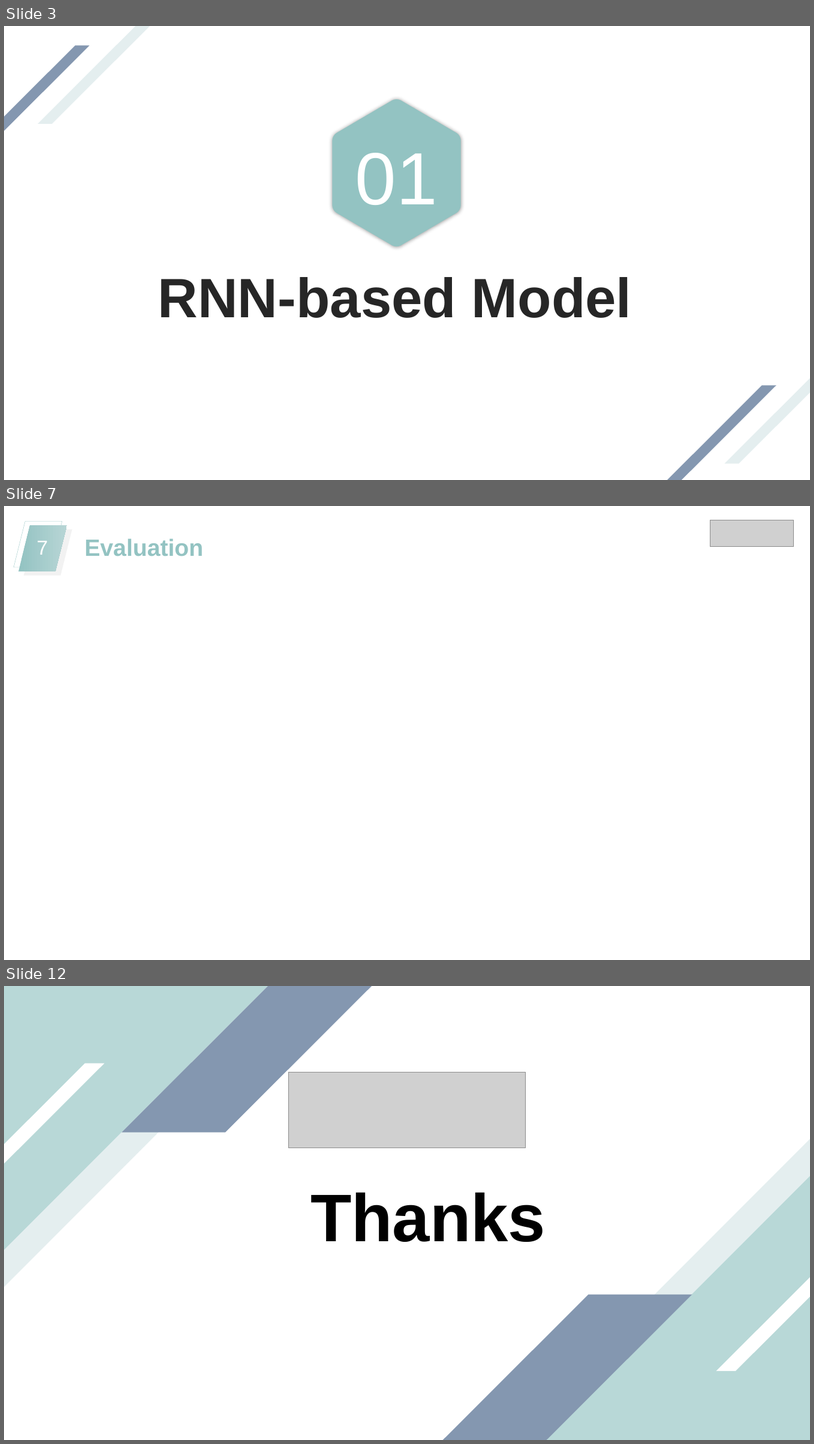
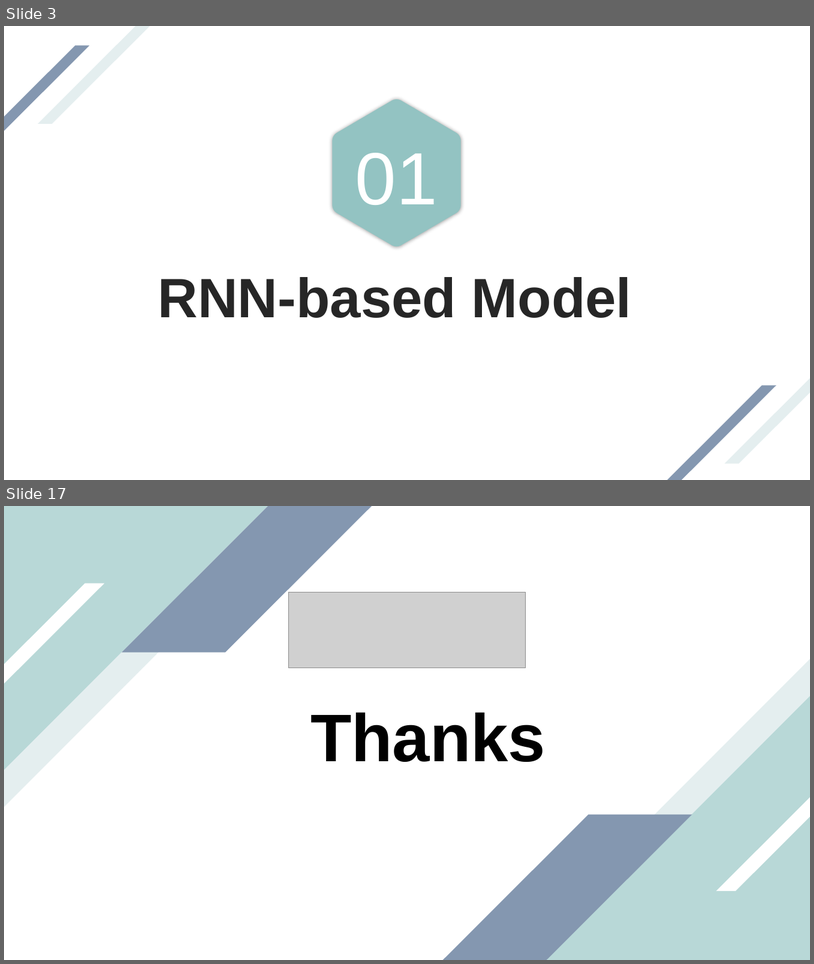
Before and after one commit to Rcrossmeister/CI, a slide deck: Pre/CI-Presentation-hongzijin.pptx. Shown one above the other, each under a label of ours: slides 3, 7 and 12 before the commit, slides 3 and 17 after it; the slides between them are not shown. The pictures are 814x1444 and 814x964 pixels, drawn with LibreOffice and Linux fonts; fonts in the diff are those of the drawing; grey boxes stand for pictures. Boxes give left, top, right and bottom in pixels: in the first picture for what was removed or moved away, otherwise in the second. Text is boxed around its words. In the diff, an @@ line names an element or a change of style, - is before the commit and + after.

```diff
--- a/Pre/CI-Presentation-hongzijin.pptx
+++ b/Pre/CI-Presentation-hongzijin.pptx
@@ slide 7 removed at [4, 506, 810, 960], background #FFFFFF @@
@@ parallelogram removed at [14, 521, 62, 567] @@
@@ picture removed at [711, 520, 794, 547] @@
@@ parallelogram removed at [18, 525, 67, 571] @@
@@ parallelogram removed at [24, 529, 72, 576] @@
@@ page number removed at [37, 541, 48, 555] @@
-7
@@ text removed at [84, 538, 203, 556] @@
-Evaluation
@@ what was slide 12 is now slide 17 @@
```
Also in this commit, not shown: 1 slide changed, 12 slides added, 6 other slides removed, 15 other files.
